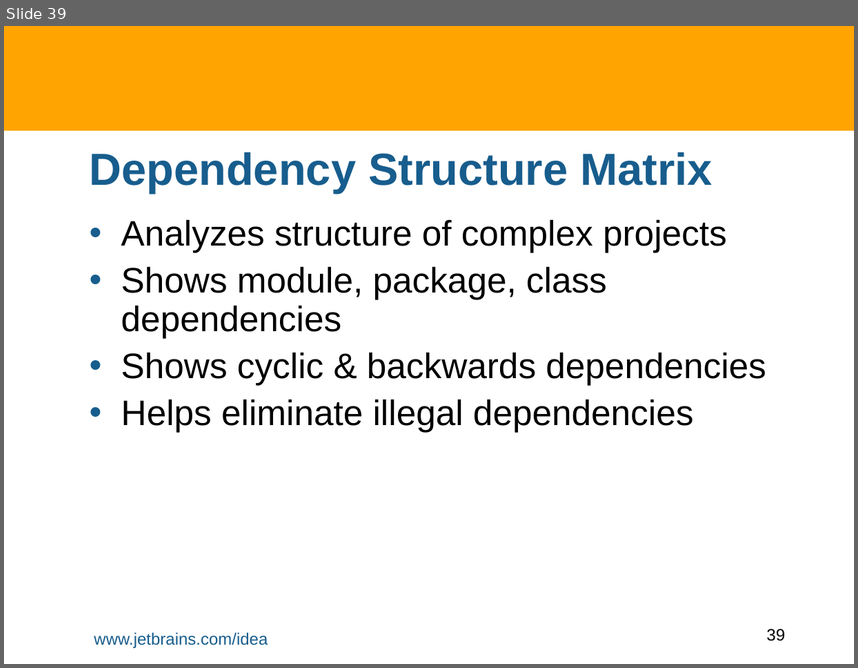
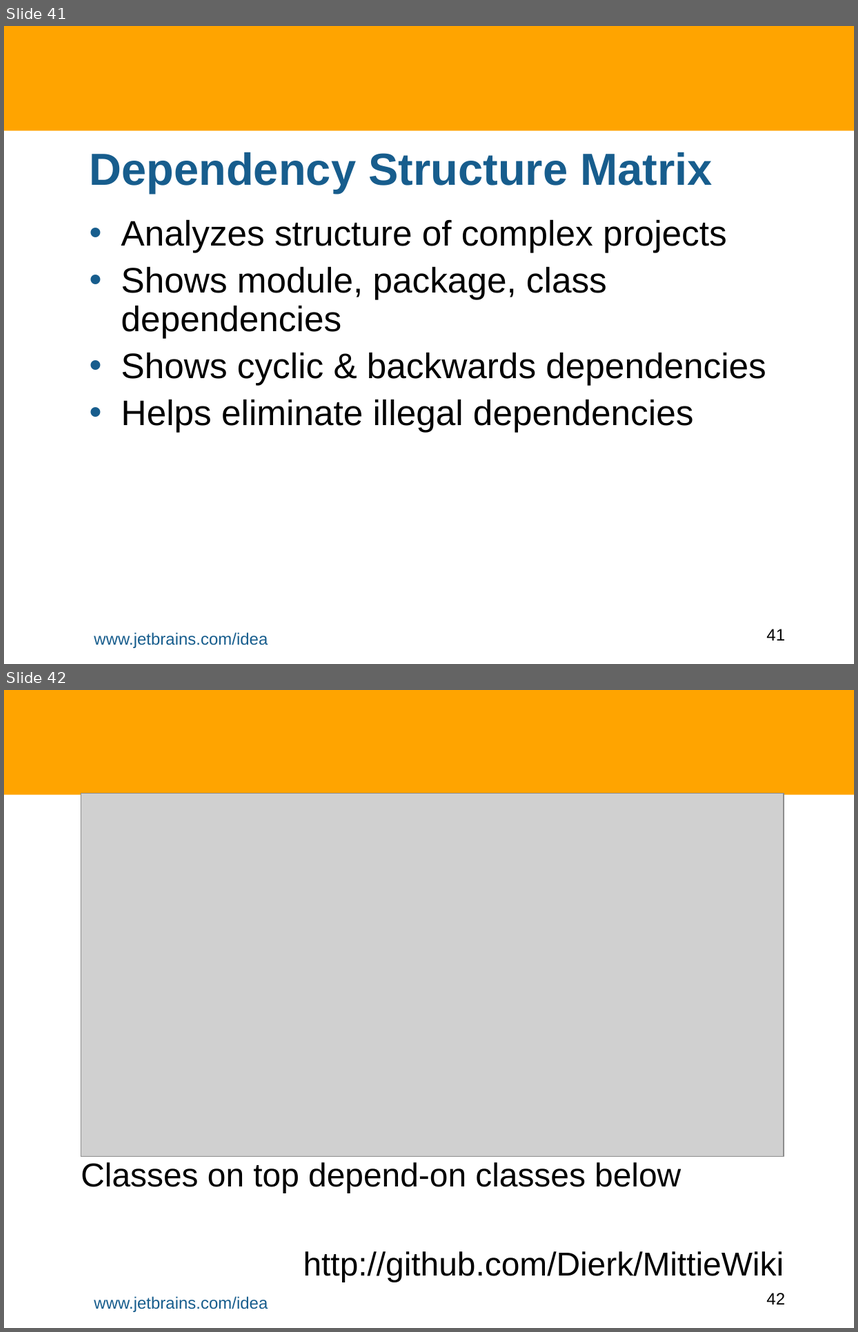
Before and after one commit to HamletDRC/presentations, a slide deck: staticanalysis/StaticAnalysisInIDEA.odp. Shown one above the other, each under a label of ours: slide 39 before the commit, slides 41 and 42 after it. The pictures are 858x668 and 858x1332 pixels, drawn with LibreOffice and Linux fonts; fonts in the diff are those of the drawing; grey boxes stand for pictures; background and template pictures are left out. Boxes give left, top, right and bottom in pixels: in the first picture for what was removed or moved away, otherwise in the second. Text is boxed around its words. In the diff, an @@ line names an element or a change of style, - is before the commit and + after.

```diff
--- a/staticanalysis/StaticAnalysisInIDEA.odp
+++ b/staticanalysis/StaticAnalysisInIDEA.odp
@@ slide 42 added at (4, 690, 854, 1328), background #FFFFFF; not listed: 3 template elements that a slide beside it also shows @@
@@ picture added at (81, 793, 784, 1156) @@
@@ subtitle added at (81, 1162, 784, 1281), 28 pt, text #000000 @@
+Classes on top depend-on classes below
+http://github.com/Dierk/MittieWiki
@@ what was slide 39 is now slide 41 @@
@@ page number at (766, 628, 785, 640): text changed @@
-39
+41
```
Also in this commit, not shown: 7 slides changed, 6 other slides added, 1 slide removed, 2 other files.
